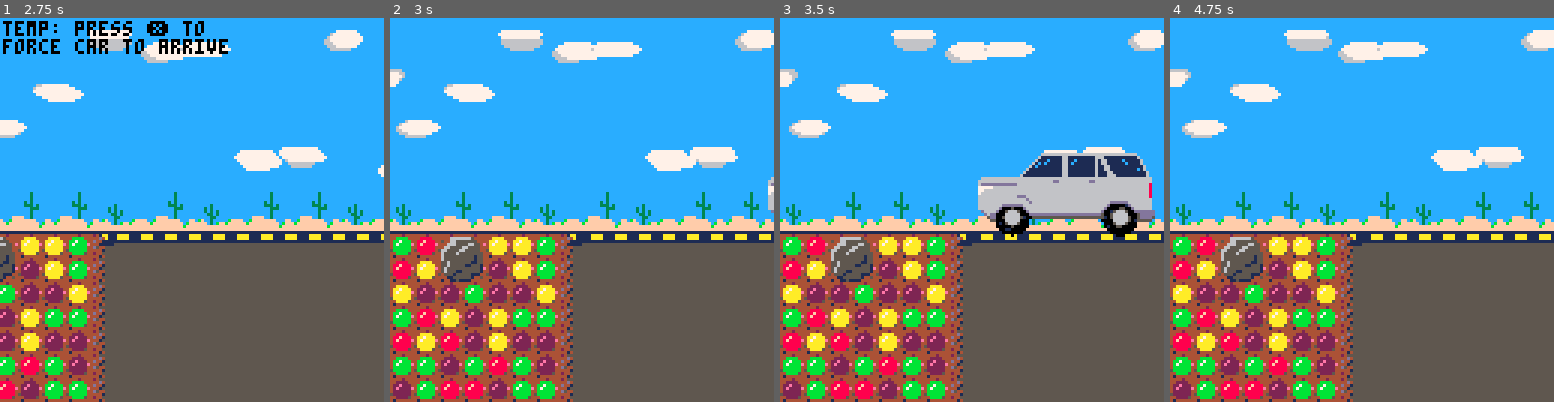
Above: before the commit, frames 1-4 (left to right).
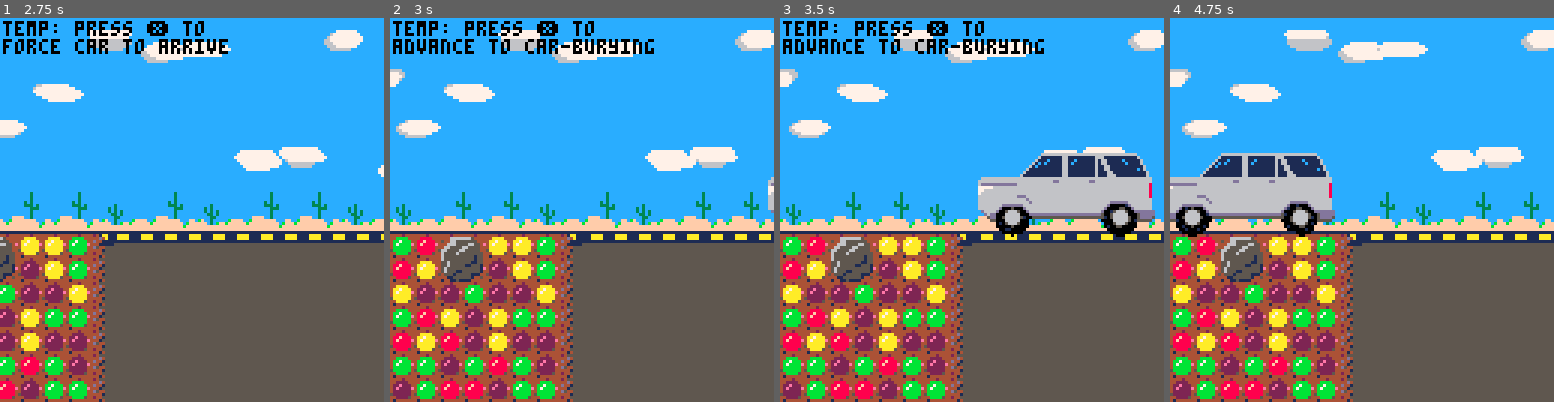
Above: after the commit, the same moments.

Repository: cdwfs/dolan
Game: PICO-8 cartridge dolan.p8
Two runs of this game, one before a commit and one after it. Both use one fixed random seed, a clock stepped at 60 frames per second and the inputs below.
Inputs:
- Up to frame 1 (2.75 s): tap X (X key) at 0.33, 1.07, 1.85 s; tap O (Z key) at 0.7, 1.7, 2.1, 2.5 s; hold Right 1.6-2.1 s; hold Up 2.15-2.42 s; hold Right from 2.47 s (still down)
- Up to frame 2 (3 s): keep holding Right; tap O (Z key) at 2.9 s; tap X (X key) at 2.97 s
- Up to frame 3 (3.5 s): release Right at 3.03 s; hold Left from 3.08 s (still down); tap O (Z key) at 3.3 s
- Up to frame 4 (4.75 s): release Left at 3.58 s; hold Down 3.63-3.97 s; tap O (Z key) at 3.7, 4.1, 4.5 s; hold Right 4.02-4.68 s; tap X (X key) at 4.08 s; hold Up from 4.73 s (still down)

Frame 1 is identical in both runs. In frame 2, 2.0% of the frame differs, in the area x 0-69%, y 0-10%; in frame 3, 2.0%; in frame 4, 7.1%, in the area x 0-43%, y 35-58%.

Commit message:
WIP car-bury mode

Diff:
--- a/dolan.p8
+++ b/dolan.p8
@@ -495,6 +495,7 @@
 s_dope1=3
 -- sprite ids
 sid_empty=16
+sid_invisible=32 -- looks empty, but treated as occupied
 sid_gems={5,21,37,53}
 sid_rock1=25
 sid_rock2a=7
@@ -557,7 +558,12 @@
    enter=cf_enter,
    update=cf_update,
    draw=cf_draw,
-  }
+  },
+  carbury={
+   enter=cb_enter,
+   update=cb_update,
+   draw=cb_draw,
+  },
  }
  game_mode="menu"
  next_mode=game_mode
@@ -780,6 +786,23 @@
 end
 
 function cf_update()
+ -- debug temp: advance to next
+ -- mode
+ if btnp(❎) then
+  set_next_mode("carbury",{
+   grid=cf.grid,
+   w=cf.w,
+   h=cf.h,
+   bx=cf.bx,
+   by=cf.by,
+   dirtx=cf.dirtx,
+   dirty=cf.dirty,
+   dirth=cf.dirth,
+   carx=cf.carx,
+   cary=cf.cary,
+   wheel_r=cf.wheel_r,
+  })
+ end
  bg_update()
  update_debris()
  cf.wheel_r=(cf.wheel_r+0.17*cf.carvx)%1
@@ -914,6 +937,8 @@
  for p in all(cf.debris) do
   spr(p.s,p.px,p.py)
  end
+ -- debug
+ print("temp: press ❎ to\nadvance to car-burying",1,1,0)
 
  --[[
  -- debug collision points
@@ -933,6 +958,90 @@
   end
  end
  --]]
+end
+-->8
+-- car-burying
+cb={}
+
+function cb_enter(args)
+ cb={
+  bx=args.bx,
+  by=args.by,
+  w=args.w,
+  h=args.h,
+  grid=args.grid,
+  dirtx=args.dirtx,
+  dirty=args.dirty,
+  dirth=args.dirth,
+  carx=args.carx,
+  cary=args.cary,
+  wheel_r=args.wheel_r,
+  cx=1,
+ }
+ -- determine which grid cells
+ -- are occupied by the car.
+ -- this code hard-codes some
+ -- assumptions about the shape
+ -- of the car sprite.
+ local cgx,cgy=1+(cb.carx-cb.bx)\8,
+               1+(cb.cary+4-cb.by)\8
+ local heights={1,1,0,0,0,0,0,0}
+ for i=1,#heights do
+  local x=cgx+i-1
+  if (x>cb.w) break
+  for y=cgy+heights[i],cb.h do
+   if y>0 and cb.grid[y][x]==sid_empty then
+    cb.grid[y][x]=sid_invisible
+   end
+  end
+ end
+end
+
+function cb_update()
+ bg_update()
+end
+
+function cb_draw()
+ -- draw bg
+ bg_draw()
+ -- draw board
+ map(2,9,cb.bx-8,cb.by,12,7)
+ local by=cb.by
+ for y=1,cb.h do
+  local bx=cb.bx
+  for x=1,cb.w do
+   spr(cb.grid[y][x],bx,by)
+   bx+=8
+  end
+  by+=8
+ end
+ -- draw car
+ rspr(cb.carx+11,
+      cb.cary+25,cb.wheel_r,
+      m_wheelx,m_wheely,m_wheelw,
+      true,0.75)
+ rspr(cb.carx+47,
+      cb.cary+25,cb.wheel_r+0.17,
+      m_wheelx,m_wheely,m_wheelw,
+      true,0.75)
+ spr(sid_car,cb.carx,
+     cb.cary,8,4)
+ -- draw dirt pile
+ local dsx,dsy=8*(sid_dirt_pile%16),
+               8*(sid_dirt_pile\16)
+ sspr(dsx,dsy,16,16,cb.dirtx,cb.dirty,
+      16,-cb.dirth,false,true)
+ -- debug
+ for y=1,cb.h do
+  local row=cb.grid[y]
+  local ry=cb.by+8*y-8
+  for x,s in pairs(row) do
+   local rx=cb.bx+8*x-8
+   if s==sid_invisible then
+    rect(rx,ry,rx+7,ry+7,-2)
+   end
+  end
+ end
 end
 __gfx__
 00000000955299999999999999999999999999999999999944442444999999999999999999939999999339999999999999999999955299999559999999999999
